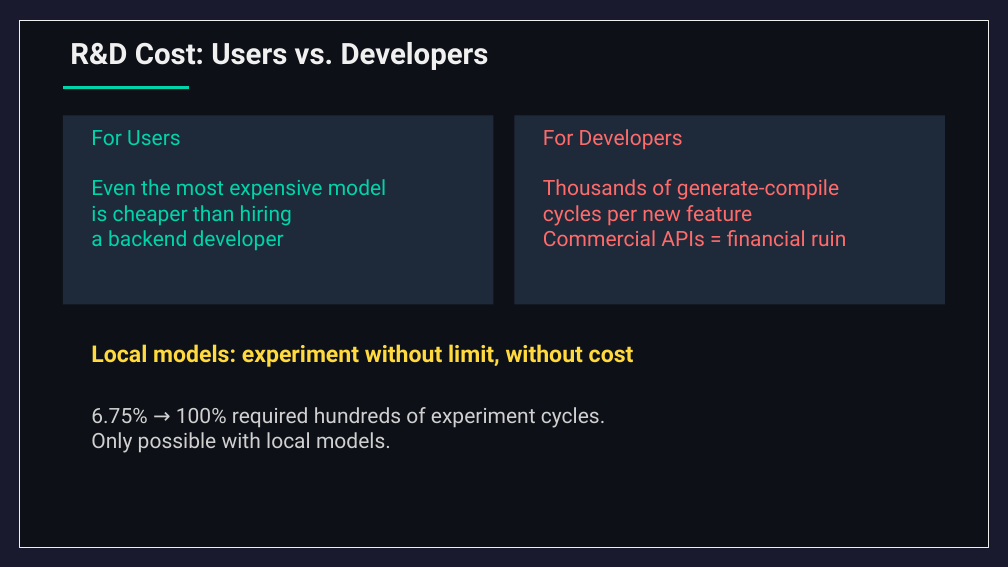
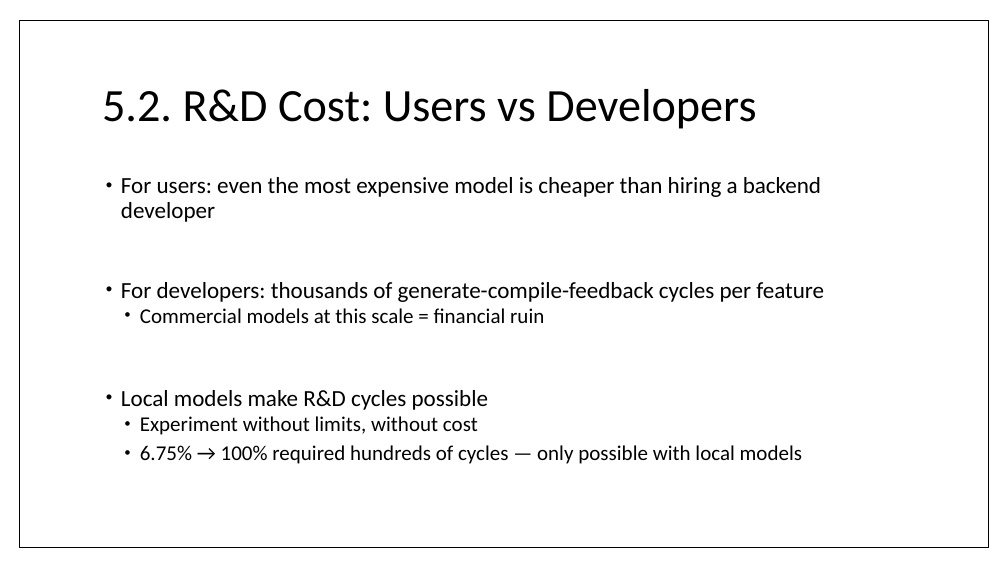
Before and after one commit to wrtnlabs/autobe, a slide deck: slide 58 of website/public/seminars/20260326-qwen-meetup-korea.pptx (slide 53 before the commit). Drawn at 1008x567 pixels with LibreOffice and Linux fonts; fonts in the diff are those of the drawing. Boxes give left, top, right and bottom in pixels: in the first picture for what was removed or moved away, otherwise in the second. Text is boxed around its words. In the diff, an @@ line names an element or a change of style, - is before the commit and + after.

```diff
--- a/website/public/seminars/20260326-qwen-meetup-korea.pptx
+++ b/website/public/seminars/20260326-qwen-meetup-korea.pptx
@@ background #1A1A2E to #FFFFFF @@
@@ rectangle at <box>19,20,988,547</box>: fill #0D1117 to #FFFFFF; outline #F0F0F0 1 pt to #000000 1 pt @@
@@ title "5.2. R&D Cost: Users vs ..." at <box>102,89,756,129</box>: vertical alignment top to middle @@
@@ rectangle removed at <box>63,86,189,89</box> @@
@@ title at <box>102,89,756,129</box>: text changed; size 28 to 44 pt; font Roboto to Calibri; text colour #F0F0F0 to #000000; bold off @@
-R&D Cost: Users vs. Developers
+5.2. R&D Cost: Users vs Developers
@@ rectangle removed at <box>63,116,493,305</box> @@
@@ rectangle removed at <box>515,116,945,305</box> @@
@@ text removed at <box>91,130,387,251</box> @@
-For Users
-Even the most expensive model
-is cheaper than hiring
-a backend developer
@@ text removed at <box>543,129,846,246</box> @@
-For Developers
-Thousands of generate-compile
-cycles per new feature
-Commercial APIs = financial ruin
@@ text added at <box>121,177,824,464</box>, 22 pt, text #000000 @@
+• For users: even the most expensive model is cheaper than hiring a backend developer
+• For developers: thousands of generate-compile-feedback cycles per feature
+  • Commercial models at this scale = financial ruin
+• Local models make R&D cycles possible
+  • Experiment without limits, without cost
+  • 6.75% → 100% required hundreds of cycles — only possible with local models
@@ text removed at <box>91,344,634,367</box> @@
-Local models: experiment without limit, without cost
@@ text removed at <box>91,407,605,453</box> @@
-6.75% → 100% required hundreds of experiment cycles.
-Only possible with local models.
```
Also in this commit, not shown: 31 other slides changed, 33 slides added, 28 slides removed, 1 other file.
